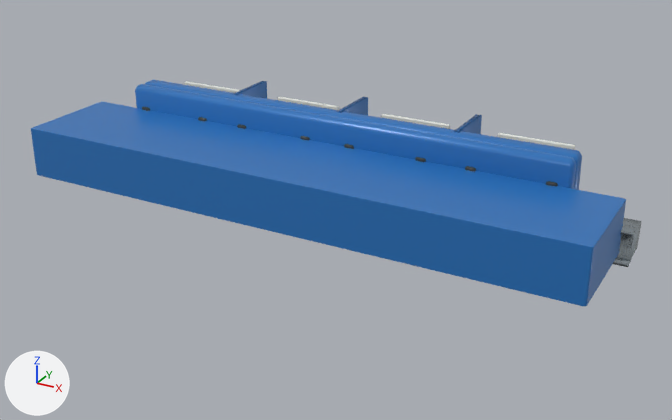
A saved change to the glTF model lab/public/models/neutralbar_default.low.glb.
The view is the same before and after, from a 50 mm camera at (0.653, -1.061, 0.664) aimed at (0.042, 0.051, 0.108). The lights are fixed; the arrows at lower left show +X, +Y and +Z. The older version comes first. Where no turn or scale is listed for an object, it has been applied to the vertices. Vertices at exactly the same position are counted once.

In view in the first picture: 'Moulded terminal legend pad', 'Moulded terminal legend pad.001', 'Moulded terminal legend pad.002', 'Moulded terminal legend pad.003', 'node-2', 'part:mounting · Original 2a8198d3', 'part:terminals · Original 7cfa2338' and 4 more.
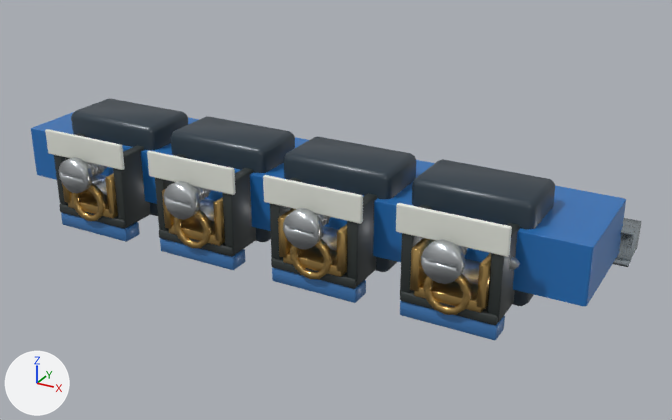
ob_terminal_1 is not drawn itself; it is the parent of ob_detail_terminal_clamp_1.
ob_terminal_2 is not drawn itself; it is the parent of ob_detail_terminal_clamp_2.
ob_terminal_3 is not drawn itself; it is the parent of ob_detail_terminal_clamp_3.
ob_terminal_4 is not drawn itself; it is the parent of ob_detail_terminal_clamp_4.

Where the newer file only moved an object's origin or applied its transform, the numbers keep the older frame.

Changed parts and their boxes (x1, y1, x2, y2) in the pictures (672 x 420 px):
'part:terminals · Original material.002', added
    after: (71, 98, 555, 306)
'part:terminals · Original 7cfa2338', deleted (blue)
    before: (135, 80, 582, 190)
'Moulded terminal legend pad.003', reshaped
    before: (498, 133, 575, 150)
    after: (396, 203, 512, 257)
'Moulded terminal legend pad.002', reshaped
    before: (381, 114, 450, 129)
    after: (263, 175, 363, 224)
'detail:terminal-clamp:4 · Detail moulded engineering polymer', moved, turned (mostly hidden before)
    before: (465, 166, 558, 187)
    after: (400, 205, 520, 325)
'detail:terminal-clamp:3 · Detail moulded engineering polymer', moved, turned (mostly hidden before)
    before: (344, 144, 426, 162)
    after: (270, 178, 378, 289)
'detail:terminal-clamp:2 · Detail moulded engineering polymer', moved, turned (mostly hidden before)
    before: (237, 124, 310, 140)
    after: (155, 154, 256, 257)
'detail:terminal-clamp:4 · Detail machined brass', moved, turned (not visible before)
    after: (410, 238, 491, 315)
'detail:terminal-clamp:1 · Detail moulded engineering polymer', moved, turned (mostly hidden before)
    before: (142, 107, 207, 121)
    after: (54, 133, 151, 229)
'Moulded terminal legend pad.001', reshaped
    before: (278, 97, 339, 110)
    after: (147, 151, 236, 195)
'detail:terminal-clamp:3 · Detail machined brass', moved, turned (not visible before)
    after: (278, 208, 347, 279)
'Moulded terminal legend pad', reshaped
    before: (185, 81, 240, 93)
    after: (45, 129, 125, 170)
'detail:terminal-clamp:4 · Detail zinc plated fixing', moved, turned (not visible before)
    after: (421, 239, 481, 285)
'detail:terminal-clamp:2 · Detail machined brass', moved, turned (not visible before)
    after: (162, 189, 225, 248)
'detail:terminal-clamp:3 · Detail zinc plated fixing', moved, turned (not visible before)
    after: (283, 208, 338, 251)
'Moulded conductor identification.003', moved, turned (not visible before)
    after: (400, 301, 505, 340)
'detail:terminal-clamp:1 · Detail machined brass', moved, turned (not visible before)
    after: (62, 173, 118, 221)
'detail:terminal-clamp:2 · Detail zinc plated fixing', moved, turned (not visible before)
    after: (163, 181, 215, 221)
'Moulded conductor identification.002', moved, turned (not visible before)
    after: (272, 268, 366, 303)
'detail:terminal-clamp:1 · Detail zinc plated fixing', moved, turned (not visible before)
    after: (59, 157, 107, 195)
'Moulded conductor identification.001', moved, turned (not visible before)
    after: (160, 238, 246, 270)
'Moulded conductor identification', moved, turned (not visible before)
    after: (61, 212, 140, 242)
'Installation details · Embossed metal finish', added (mostly hidden)
    after: (510, 257, 520, 270)
'node-2', unchanged, covered by the edit
    before: (31, 102, 626, 306)
    after: (31, 112, 626, 306)

The change, as a diff of the scene's bpy script:
```diff
--- a/lab/public/models/neutralbar_default.low.glb.py
+++ b/lab/public/models/neutralbar_default.low.glb.py
@@ me_cube_041 @@
-me_cube_041.from_pydata(...)  # 96 vertices, 188 faces; spans x -0.0575..0.0575, y -0.003..0.003, z -0.0155..0.0155
+me_cube_041.from_pydata(...)  # 96 vertices, 188 faces; spans x -0.0725..0.0725, y -0.3215..-0.3155, z -0.019..0.019
+# me_cube_041 part 1: 96 of 96 vertices moved; they spanned x -0.0575..0.0575, y -0.003..0.003, z -0.0155..0.0155 and now span x -0.0725..0.0725, y -0.3215..-0.3155, z -0.019..0.019; mean shift (0.0, -0.3185, 0.0)
 me_cube_041.materials.append(mat_rear_marking_pad_1)
@@ me_cube_042 @@
-me_cube_042.from_pydata(...)  # 96 vertices, 188 faces; spans x -0.0575..0.0575, y -0.003..0.003, z -0.0155..0.0155
+me_cube_042.from_pydata(...)  # 96 vertices, 188 faces; spans x -0.0725..0.0725, y -0.3215..-0.3155, z -0.019..0.019
+# me_cube_042 part 2: 96 of 96 vertices moved; they spanned x -0.0575..0.0575, y -0.003..0.003, z -0.0155..0.0155 and now span x -0.0725..0.0725, y -0.3215..-0.3155, z -0.019..0.019; mean shift (0.0, -0.3185, 0.0)
 me_cube_042.materials.append(mat_rear_marking_pad_2)
@@ me_cube_043 @@
-me_cube_043.from_pydata(...)  # 96 vertices, 188 faces; spans x -0.0575..0.0575, y -0.003..0.003, z -0.0155..0.0155
+me_cube_043.from_pydata(...)  # 96 vertices, 188 faces; spans x -0.0725..0.0725, y -0.3215..-0.3155, z -0.019..0.019
+# me_cube_043 part 3: 96 of 96 vertices moved; they spanned x -0.0575..0.0575, y -0.003..0.003, z -0.0155..0.0155 and now span x -0.0725..0.0725, y -0.3215..-0.3155, z -0.019..0.019; mean shift (0.0, -0.3185, 0.0)
 me_cube_043.materials.append(mat_rear_marking_pad_3)
@@ me_cube_044 @@
-me_cube_044.from_pydata(...)  # 96 vertices, 188 faces; spans x -0.0575..0.0575, y -0.003..0.003, z -0.0155..0.0155
+me_cube_044.from_pydata(...)  # 96 vertices, 188 faces; spans x -0.0725..0.0725, y -0.3215..-0.3155, z -0.019..0.019
+# me_cube_044 part 4: 96 of 96 vertices moved; they spanned x -0.0575..0.0575, y -0.003..0.003, z -0.0155..0.0155 and now span x -0.0725..0.0725, y -0.3215..-0.3155, z -0.019..0.019; mean shift (0.0, -0.3185, 0.0)
 me_cube_044.materials.append(mat_rear_marking_pad_4)
@@ ob_part_terminals___original_7cfa2338 @@
-ob_part_terminals___original_7cfa2338 = bpy.data.objects.new('part:terminals · Original 7cfa2338', me_recipe_mesh_005)
@@ ob_terminal_1 @@
 ob_terminal_1.parent = ob_part_terminals
-ob_terminal_1.location = (-0.288, 0.116, -0.205)
-ob_terminal_1.rotation_euler = (0.0, -3.142, 0.0)  # degrees (0, -180, 0)
+ob_terminal_1.location = (-0.288, 0.116, 0.111)
@@ ob_terminal_2 @@
 ob_terminal_2.parent = ob_part_terminals
-ob_terminal_2.location = (-0.0962, 0.116, -0.205)
-ob_terminal_2.rotation_euler = (0.0, -3.142, 0.0)  # degrees (0, -180, 0)
+ob_terminal_2.location = (-0.0962, 0.116, 0.111)
@@ ob_terminal_3 @@
 ob_terminal_3.parent = ob_part_terminals
-ob_terminal_3.location = (0.0962, 0.116, -0.205)
-ob_terminal_3.rotation_euler = (0.0, -3.142, 0.0)  # degrees (0, -180, 0)
+ob_terminal_3.location = (0.0962, 0.116, 0.111)
@@ ob_terminal_4 @@
 ob_terminal_4.parent = ob_part_terminals
-ob_terminal_4.location = (0.288, 0.116, -0.205)
-ob_terminal_4.rotation_euler = (0.0, -3.142, 0.0)  # degrees (0, -180, 0)
+ob_terminal_4.location = (0.288, 0.116, 0.111)
@@ ob_installation_details___embossed_metal_finish @@
+ob_installation_details___embossed_metal_finish = bpy.data.objects.new('Installation details · Embossed metal finish', me_cylinder_012)  # 106 vertices, 204 faces; spans x -0.019..0.711, y -0.005..0.005, z -0.008..0.008; in mat_embossed_metal_finish (grey #b3b8b8)
+ob_installation_details___embossed_metal_finish.location = (-0.346, -0.081, 0.155)
@@ ob_part_terminals___original_material_002 @@
+ob_part_terminals___original_material_002 = bpy.data.objects.new('part:terminals · Original material.002', me_recipe_mesh_003)  # 219 vertices, 422 faces; spans x -0.467..0.274, y -0.047..0.047, z -0.073..0.073; in mat_original_material_002 (dark blue #283844)
+ob_part_terminals___original_material_002.location = (0.096, -0.009, 0.154)
```
